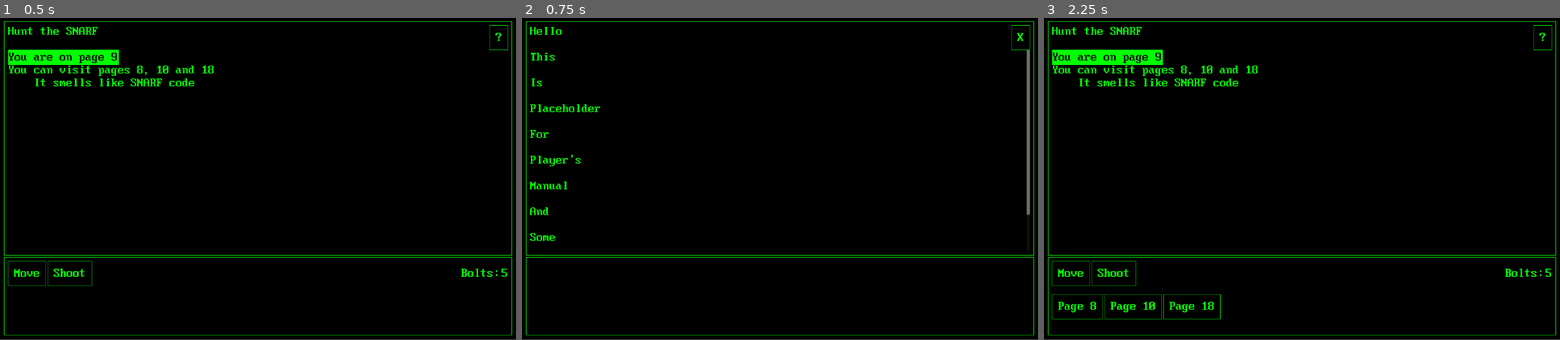
Above: before the commit, frames 1-3 (left to right).
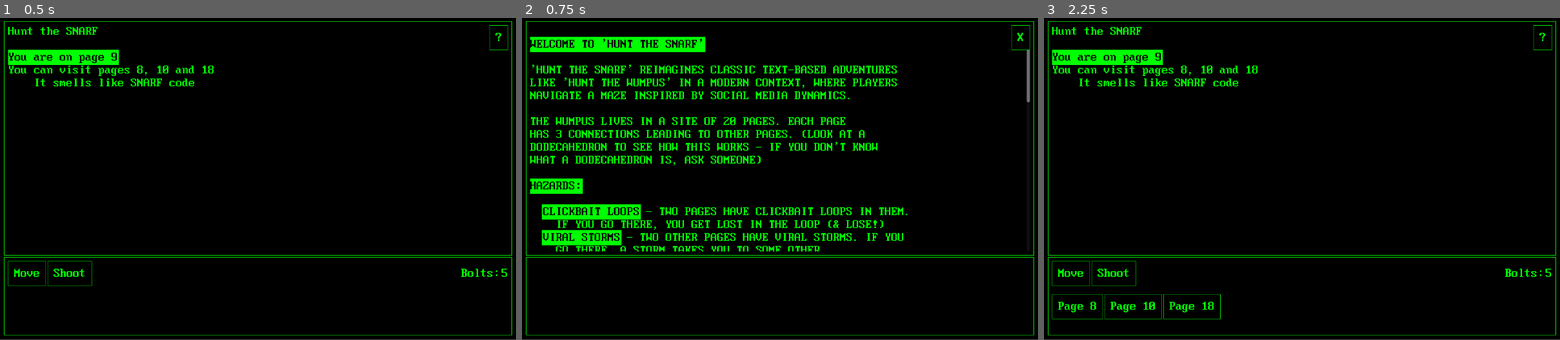
Above: after the commit, the same moments.

Repository: naviltsev/godot-wumpus
Game: Godot game, scene res://game.tscn
Two runs of this game, one before a commit and one after it. Both use one fixed random seed, a clock stepped at 60 frames per second and the inputs below.
Inputs:
- Up to frame 1 (0.5 s): no input
- Up to frame 2 (0.75 s): click "?" at 0.5 s
- Up to frame 3 (2.25 s): click "X" at 1.25 s; click "Move" at 2 s

Frame 1 is identical in both runs. In frame 2, 12% of the frame differs, in the area x 1-99%, y 2-73%; in frame 3, nothing differs.

Commit message:
add instructions text

Diff:
--- a/game.tscn
+++ b/game.tscn
@@ -1,7 +1,8 @@
-[gd_scene load_steps=3 format=3 uid="uid://wa2gvb8fbk2n"]
+[gd_scene load_steps=4 format=3 uid="uid://wa2gvb8fbk2n"]
 
 [ext_resource type="Theme" uid="uid://de3namw7hkal8" path="res://resources/themes/ui.tres" id="1_ybel8"]
 [ext_resource type="Script" uid="uid://c3qa5jjpijp2r" path="res://game.gd" id="2_675k6"]
+[ext_resource type="Script" uid="uid://bdtbv80x3i177" path="res://instructions_rich_text_label.gd" id="3_feb5d"]
 
 [node name="Control" type="Control"]
 layout_mode = 3
@@ -68,27 +69,7 @@
 unique_name_in_owner = true
 layout_mode = 2
 bbcode_enabled = true
-text = "Hello
-
-This
-
-Is
-
-Placeholder
-
-For
-
-Player's
-
-Manual
-
-And
-
-Some
-
-Long
-
-Text"
+script = ExtResource("3_feb5d")
 
 [node name="HideInstructionsButton" type="Button" parent="PanelContainer/MarginContainer/VBoxContainer/PanelContainer/Panel/MarginContainer/InstructionsRichTextLabel"]
 layout_mode = 1
--- /dev/null
+++ b/instructions_rich_text_label.gd
@@ -0,0 +1,57 @@
+extends RichTextLabel
+
+func _ready():
+	text = """
+[bgcolor=green][color=black]WELCOME TO 'HUNT THE SNARF'[/color][/bgcolor]
+
+'HUNT THE SNARF' REIMAGINES CLASSIC TEXT-BASED ADVENTURES
+LIKE 'HUNT THE WUMPUS' IN A MODERN CONTEXT, WHERE PLAYERS
+NAVIGATE A MAZE INSPIRED BY SOCIAL MEDIA DYNAMICS.
+
+THE WUMPUS LIVES IN A SITE OF 20 PAGES. EACH PAGE
+HAS 3 CONNECTIONS LEADING TO OTHER PAGES. (LOOK AT A
+DODECAHEDRON TO SEE HOW THIS WORKS - IF YOU DON'T KNOW
+WHAT A DODECAHEDRON IS, ASK SOMEONE)
+
+[bgcolor=green][color=black]HAZARDS:[/color][/bgcolor]
+
+  [bgcolor=green][color=black]CLICKBAIT LOOPS[/color][/bgcolor] - TWO PAGES HAVE CLICKBAIT LOOPS IN THEM.
+	IF YOU GO THERE, YOU GET LOST IN THE LOOP (& LOSE!)
+  [bgcolor=green][color=black]VIRAL STORMS[/color][/bgcolor] - TWO OTHER PAGES HAVE VIRAL STORMS. IF YOU
+	GO THERE, A STORM TAKES YOU TO SOME OTHER
+	PAGE AT RANDOM (WHICH MIGHT BE TROUBLESOME).
+
+[bgcolor=green][color=black]SNARF:[/color][/bgcolor]
+
+  THE SNARF IS NOT BOTHERED BY THE HAZARDS (HE IS AN AI
+AFTER ALL). USUALLY HE IS ASLEEP.
+
+  TWO THINGS WAKE HIM UP: YOUR ENTERING HIS PAGE OR
+YOUR SHOOTING A BOLT.
+
+  IF THE SNARF WAKES, HE MOVES (P=.75) ONE PAGE
+OR STAYS STILL (P=.25). AFTER THAT, IF HE IS WHERE YOU
+ARE, HE EATS YOU UP (& YOU LOSE!)
+
+[bgcolor=green][color=black]YOU:[/color][/bgcolor]
+
+  EACH TURN YOU MAY MOVE OR SHOOT A CRITICAL THINKING BOLT
+	[bgcolor=green][color=black]MOVING[/color][/bgcolor]: YOU CAN GO ONE PAGE (THRU ONE CONNECTION)
+	[bgcolor=green][color=black]BOLTS[/color][/bgcolor]: YOU HAVE 5 BOLTS. YOU LOSE WHEN YOU RUN OUT.
+  EACH BOLT CAN GO FROM 1 TO 5 PAGES. YOU AIM BY TELLING
+  THE COMPUTER THE PAGE NUMBERS YOU WANT THE BOLT TO HIT.
+  IF THE BOLT CAN'T GO THAT WAY (IE NO CONNECTION) IT MOVES
+  AT RAMDOM ONTO THE NEXT PAGE.
+
+  IF THE BOLT HITS THE SNARF, YOU WIN.
+
+  IF THE BOLT HITS YOU, YOU LOSE.
+
+[bgcolor=green][color=black]WARNINGS:[/color][/bgcolor]
+
+  WHEN YOU ARE ONE PAGE AWAY FROM SNARF OR HAZARD,
+  THE COMPUTER SAYS:
+	[bgcolor=green][color=black]SNARF[/color][/bgcolor]          - 'IT SMELLS LIKE SNARF CODE'
+	[bgcolor=green][color=black]CLICKBAIT LOOP[/color][/bgcolor] - 'I HEAR CLICKS'
+	[bgcolor=green][color=black]VIRAL STORM[/color][/bgcolor]    - 'I FEEL ENGAGEMENT'
+"""
Not shown, added: instructions_rich_text_label.gd.uid
